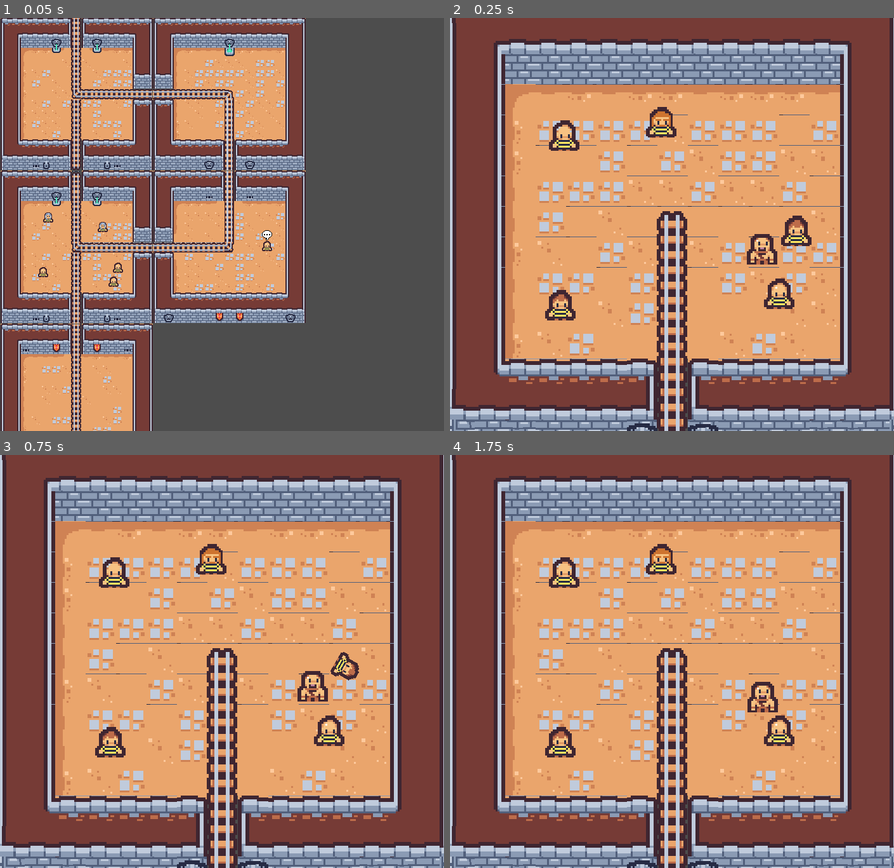
Above: before the commit, frames 1-4 (two rows, left to right).
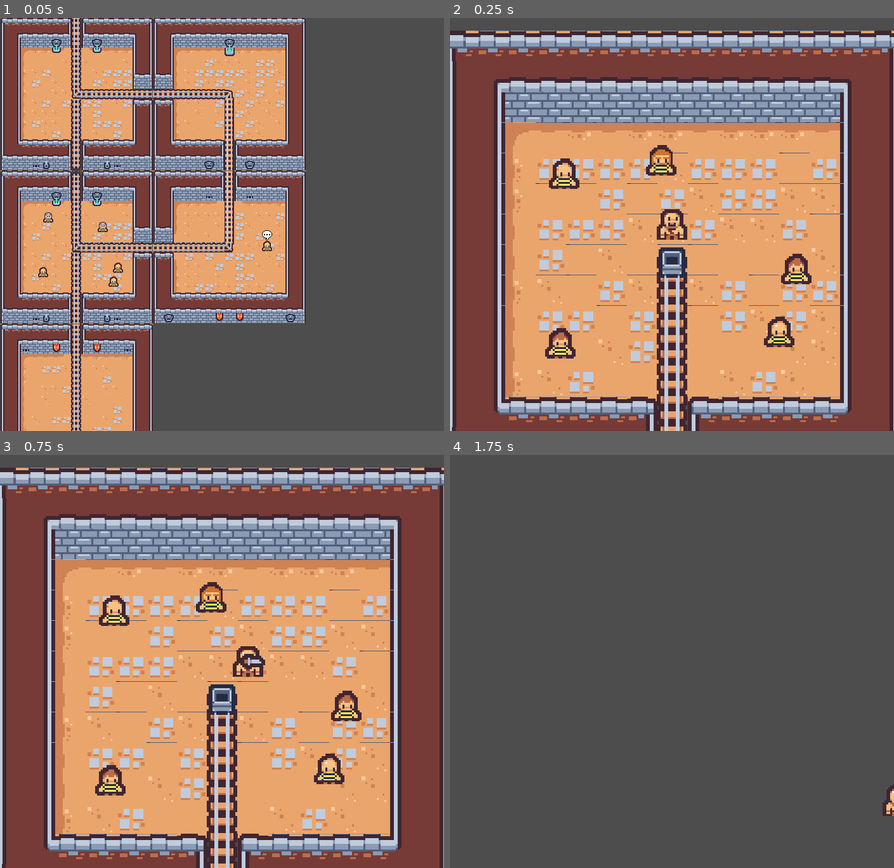
Above: after the commit, the same moments.

Repository: Simon-Hubert/BagneCart
Game: Godot game, scene res://scenes/main_scene (2).tscn
Same seed, same stepped clock (60 frames per second), same inputs: the game is played once before the commit and once after it. This scene is started directly instead of the project's main scene.
Inputs (mouse positions are in pixels of both pictures, inside the frame that each line leads up to):
- Up to frame 1 (0.05 s): no input
- Up to frame 2 (0.25 s): no input
- Up to frame 3 (0.75 s): tap Enter at 0.5 s; move the mouse to (319, 640) at 0.52 s; hold Right (Right) from 0.53 s (still down); click (319, 640) at 0.6 s
- Up to frame 4 (1.75 s): move the mouse to (583, 682) at 1.27 s; release Right (Right) at 1.28 s; hold Down (Down) from 1.28 s (still down); tap E (Interact) at 1.35 s

Frame 1 is identical in both runs. In frame 2, 51% of the frame differs, in the area x 0-100%, y 0-100%; in frame 3, 52%; in frame 4, 100%.

Commit message:
[UPDATE] Cart spawn SIMON RECUP MA BRANCHE

Diff:
--- a/scenes/Cart.tscn
+++ b/scenes/Cart.tscn
@@ -47,9 +47,12 @@
 &"RESET": SubResource("Animation_bq08c")
 }
 
-[node name="Node2D" type="Node2D"]
+[node name="Cart" type="Node2D"]
 z_index = 5
 script = ExtResource("1_2136m")
+_radius = 16.0
+_max_accel = 10000.0
+_friction = 2.0
 
 [node name="Sprite2D" type="Sprite2D" parent="."]
 texture = ExtResource("2_mfx0n")
--- a/scenes/main_scene (2).tscn
+++ b/scenes/main_scene (2).tscn
@@ -23,7 +23,7 @@
 
 [node name="GameManager" parent="." instance=ExtResource("1_36eke")]
 
-[node name="Dungeon" type="Node" parent="."]
+[node name="Dungeon" type="Node2D" parent="."]
 process_priority = -1
 script = ExtResource("2_7v46j")
 _rail = ExtResource("3_2mds5")
--- a/scripts/Cart.gd
+++ b/scripts/Cart.gd
@@ -39,14 +39,14 @@
 	var space_state = get_world_2d().direct_space_state
 	var point := PhysicsPointQueryParameters2D.new()
 	point.collide_with_areas = true
-	point.position = position
+	point.position = global_position
 	point.exclude = [$CartInteraction]
 	var result = space_state.intersect_point(point)
 
 	for collider in result:
 		if(collider.collider is Rail):
 			_rail_dir = collider.collider.dir.normalized()
-			centered = collider.collider.get_side_force(position)/2
+			centered = collider.collider.get_side_force(global_position)/2
 			break
 
 	var toPlayer := player.position - position
--- a/scripts/Generation/DungeonGenerator.gd
+++ b/scripts/Generation/DungeonGenerator.gd
@@ -1,4 +1,4 @@
-class_name DungeonGenerator extends Node
+class_name DungeonGenerator extends Node2D
 
 @export var _rail : PackedScene
 @export var _rooms : Dictionary[String, PackedScene]
@@ -79,7 +79,6 @@
 			print("No room scene for key: %s" % key)
 			continue
 
-
 		var instance = packed.instantiate()
 		instance.position = room.grid_pos * ROOMSIZE
 		add_child(instance)
@@ -88,15 +87,24 @@
 		if !previous_room:
 			var spawn_position : Vector2 = instance.position
 			spawn_position.x += ROOMSIZE * .5
-			spawn_position.y -= ROOMSIZE * .5
+			spawn_position.y -= ROOMSIZE * .5 + 20
 			game_manager.Instance.spawn_player_and_camera(spawn_position)
 
-		generate_rails_for_room(instance, room, previous_room)
+		generate_rails_for_room(instance, room, previous_room, !previous_room)
 		previous_room = room
 		print("Valide room scene for key: %s" % key)
 
 	#Spawn NPC & quest item
 	quest_manager.Instance.spawn_NPC()
+	#Propagate cart
+	var space_state = get_world_2d().direct_space_state
+	var point := PhysicsPointQueryParameters2D.new()
+	point.collide_with_areas = true
+	point.position = Vector2(ROOMSIZE, -ROOMSIZE)/2.0
+	var result = space_state.intersect_point(point)
+	for rail in result:
+		if rail is Rail:
+			rail.propagate_orientation(rail.dir)
 
 func _get_available_dirs_for_room(room: RoomData, occupied: Dictionary) -> Array[Vector2i]:
 	var dirs: Array[Vector2i] = []
@@ -212,7 +220,7 @@
 			if !neighbor.doors[opposite]:
 				room.doors[door_index] = false
 
-func generate_rails_for_room(inst : Node, room : RoomData, previous_room : RoomData):
+func generate_rails_for_room(inst : Node, room : RoomData, previous_room : RoomData, spawn_cart : bool):
 
 	var roomCenter = Vector2(inst.global_position.x + ROOMSIZE / 2.0, inst.global_position.y - ROOMSIZE / 2.0)
 	var possible = [
@@ -225,6 +233,9 @@
 	var center = _rail.instantiate()
 	inst.add_child(center)
 	center.position = Vector2(ROOMSIZE, -ROOMSIZE)/2.0
+
+	if spawn_cart:
+		game_manager.Instance.spawn_cart(center.position)
 
 	for i in range(0, room.doors.size()):
 
--- a/scripts/game_manager.gd
+++ b/scripts/game_manager.gd
@@ -49,12 +49,13 @@
 	camera_ref.setup()
 
 ##Spawn the cart
-func spawn_cart() -> void:
+func spawn_cart(spawn_position : Vector2) -> void:
 	await get_tree().create_timer(.1).timeout
 	#Spawn cart
 	var cart_ref : Cart = CART_SCENE.instantiate()
 	get_tree().current_scene.add_child(cart_ref)
 	#Setup cart
+	cart_ref.position = spawn_position
 	cart_ref.player = _player_ref
 
 ##Load end scene
